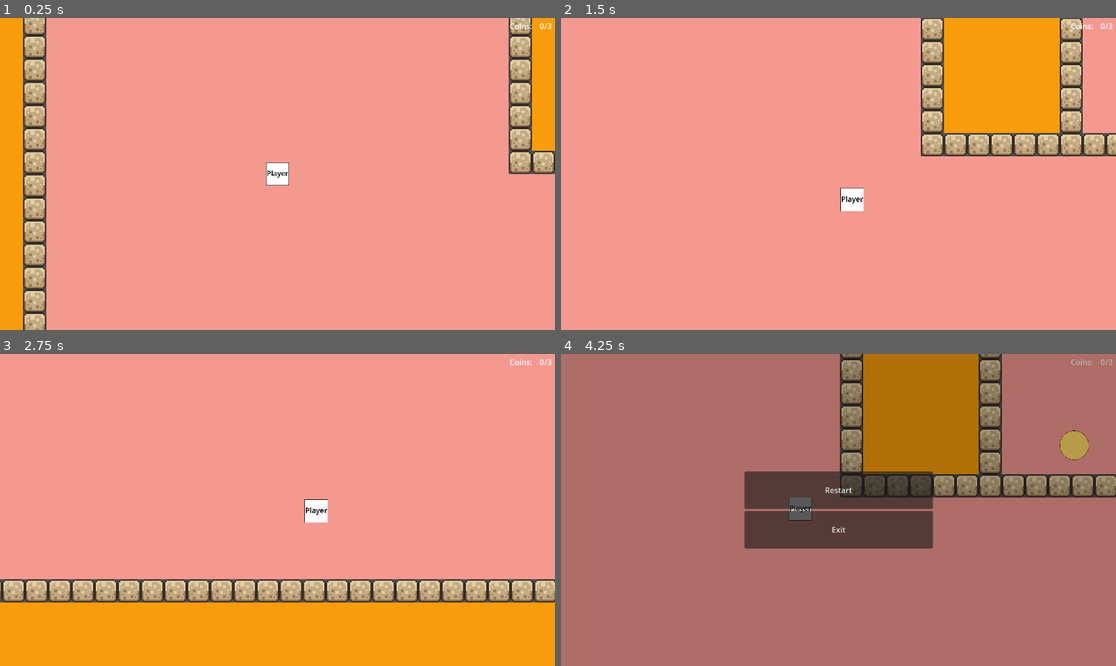
Above: before the commit, frames 1-4 (two rows, left to right).
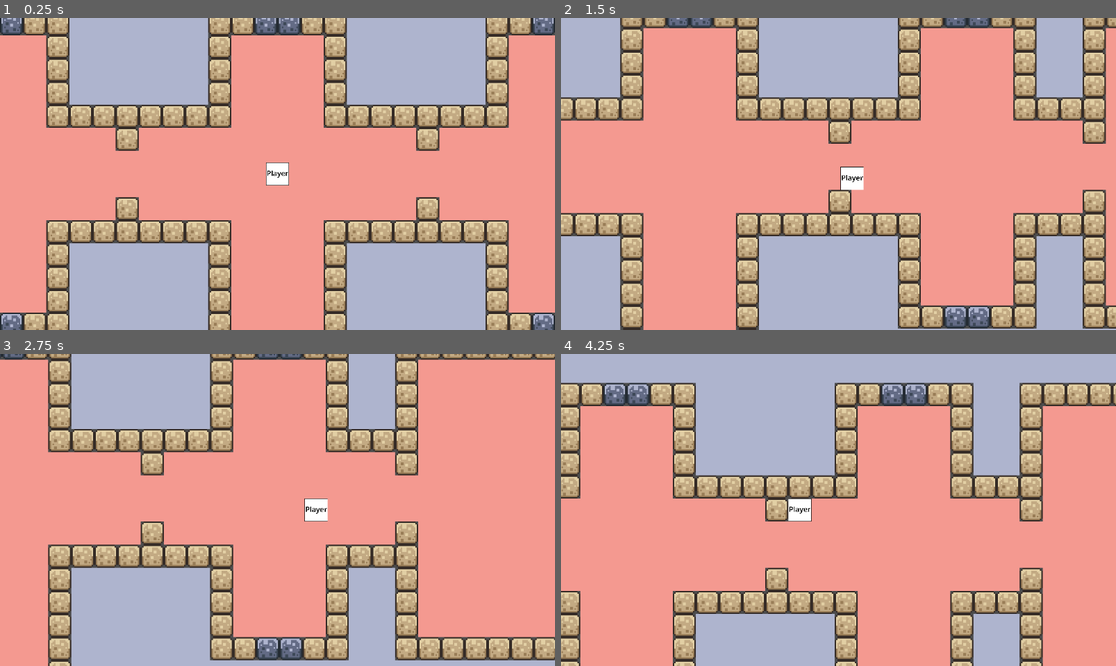
Above: after the commit, the same moments.

Repository: chapmanet/chapmanet-dewildl-godot-game
Game: Godot game, scene res://scenes/Game&Levels/space_station_1.tscn
Two runs of this game, one before a commit and one after it. Both use one fixed random seed, a clock stepped at 60 frames per second and the inputs below. Before the commit the project starts from res://scenes/game.tscn.
Inputs:
- Up to frame 1 (0.25 s): no input
- Up to frame 2 (1.5 s): tap Enter at 0.5 s; hold Right (right) 0.53-1.28 s; hold E (interact) 0.53-1.28 s; hold S (down) from 1.28 s (still down); tap E (interact) at 1.35 s
- Up to frame 3 (2.75 s): release S (down) at 2.03 s; hold Right (right) from 2.03 s (still down); hold E (interact) from 2.03 s (still down)
- Up to frame 4 (4.25 s): release Right (right) at 2.78 s; release E (interact) at 2.78 s; hold W (up) 2.78-3.53 s; tap E (interact) at 2.85 s; hold Left (left) from 3.53 s (still down); hold E (interact) from 3.53 s (still down); tap Escape (menu) at 4.15 s

The runs differ from the first frame. In frame 1, 62% of the frame differs, in the area x 0-100%, y 0-100%; in frame 2, 59%; in frame 3, 51%; in frame 4, 98%.

Commit message:
finished test level switcher, organised files

Diff:
--- a/space-station-game/project.godot
+++ b/space-station-game/project.godot
@@ -11,14 +11,14 @@
 [application]
 
 config/name="space station game"
-run/main_scene="uid://h17l0js6d8pc"
+run/main_scene="uid://cmi0taegmm4mq"
 config/features=PackedStringArray("4.4", "GL Compatibility")
 config/icon="res://icon.svg"
 
 [autoload]
 
-EventBus="*res://scenes/event_bus.gd"
-SceneSwitcher="*res://scenes/scene_switcher.gd"
+EventBus="*res://scenes/Background/event_bus.gd"
+SceneSwitcher="*res://scenes/Background/scene_switcher.gd"
 
 [input]
 
--- a/space-station-game/scenes/interactable.tscn
+++ b/space-station-game/scenes/Background/interactable.tscn
@@ -1,6 +1,6 @@
 [gd_scene load_steps=2 format=3 uid="uid://b30f8w17mcta2"]
 
-[ext_resource type="Script" uid="uid://bvpc6y5tcwycu" path="res://scenes/interactable.gd" id="1_56v82"]
+[ext_resource type="Script" uid="uid://bvpc6y5tcwycu" path="res://scenes/Background/interactable.gd" id="1_56v82"]
 
 [node name="Interactable" type="Area2D"]
 collision_layer = 2
--- a/space-station-game/scenes/interacting_component.tscn
+++ b/space-station-game/scenes/Background/interacting_component.tscn
@@ -1,6 +1,6 @@
 [gd_scene load_steps=3 format=3 uid="uid://dngxxadjsv85x"]
 
-[ext_resource type="Script" uid="uid://cr0t3i46keu2" path="res://scenes/interacting_component.gd" id="1_ofc3v"]
+[ext_resource type="Script" uid="uid://cr0t3i46keu2" path="res://scenes/Background/interacting_component.gd" id="1_ofc3v"]
 
 [sub_resource type="CircleShape2D" id="CircleShape2D_omdnv"]
 radius = 13.0
--- /dev/null
+++ b/space-station-game/scenes/Game&Levels/game.tscn
@@ -0,0 +1,17 @@
+[gd_scene load_steps=5 format=3 uid="uid://h17l0js6d8pc"]
+
+[ext_resource type="Script" uid="uid://ceorp615q6ci3" path="res://scenes/Background/game_manager.gd" id="1_5ubxa"]
+[ext_resource type="PackedScene" uid="uid://d3jegyuqbedbb" path="res://scenes/Game&Levels/test_level.tscn" id="2_uda3f"]
+[ext_resource type="PackedScene" uid="uid://bve62kafgwhbh" path="res://scenes/Player&UI/player.tscn" id="3_jycte"]
+[ext_resource type="PackedScene" uid="uid://bbqtvdppvkril" path="res://scenes/Player&UI/ui.tscn" id="4_ev4ff"]
+
+[node name="Game" type="Node2D"]
+
+[node name="GameManager" type="Node" parent="."]
+script = ExtResource("1_5ubxa")
+
+[node name="TestLevel" parent="." instance=ExtResource("2_uda3f")]
+
+[node name="Player" parent="." instance=ExtResource("3_jycte")]
+
+[node name="UI" parent="." instance=ExtResource("4_ev4ff")]
--- a/space-station-game/scenes/level_1.tscn
+++ b/space-station-game/scenes/Game&Levels/level_1.tscn
@@ -1,6 +1,6 @@
 [gd_scene load_steps=4 format=3 uid="uid://cctkuhsexvoha"]
 
-[ext_resource type="Texture2D" uid="uid://dt1lwo7bttyki" path="res://assets/nagnev_tileset.png" id="1_014kd"]
+[ext_resource type="Texture2D" uid="uid://dt1lwo7bttyki" path="res://assets/Tilesets/nagnev_tileset.png" id="1_014kd"]
 
 [sub_resource type="TileSetAtlasSource" id="TileSetAtlasSource_bswci"]
 texture = ExtResource("1_014kd")
--- a/space-station-game/scenes/space_station_1.tscn
+++ b/space-station-game/scenes/Game&Levels/space_station_1.tscn
@@ -1,9 +1,12 @@
-[gd_scene load_steps=4 format=4 uid="uid://cmi0taegmm4mq"]
+[gd_scene load_steps=7 format=4 uid="uid://cmi0taegmm4mq"]
 
-[ext_resource type="Texture2D" uid="uid://by2ko87wvfppt" path="res://assets/test_tileset.png" id="1_23k0u"]
+[ext_resource type="Texture2D" uid="uid://by2ko87wvfppt" path="res://assets/TestAssets/test_tileset.png" id="1_h42jw"]
+[ext_resource type="PackedScene" uid="uid://bpgm1d5m0ei7l" path="res://scenes/Objects/level_switcher.tscn" id="2_fhaxt"]
+[ext_resource type="Script" uid="uid://c8rkhexuvgr5f" path="res://scenes/Objects/level_switcher.gd" id="3_vqabp"]
+[ext_resource type="PackedScene" uid="uid://bve62kafgwhbh" path="res://scenes/Player&UI/player.tscn" id="4_00x3c"]
 
 [sub_resource type="TileSetAtlasSource" id="TileSetAtlasSource_s2a6q"]
-texture = ExtResource("1_23k0u")
+texture = ExtResource("1_h42jw")
 0:0/0 = 0
 1:0/0 = 0
 2:0/0 = 0
@@ -19,10 +22,12 @@
 0:1/0 = 0
 1:1/0 = 0
 2:1/0 = 0
+2:1/0/physics_layer_0/polygon_0/points = PackedVector2Array(-8, -8, 8, -8, 8, 8, -8, 8)
 3:1/0 = 0
 4:1/0 = 0
 5:1/0 = 0
 6:1/0 = 0
+6:1/0/physics_layer_0/polygon_0/points = PackedVector2Array(-8, -8, 8, -8, 8, 8, -8, 8)
 7:1/0 = 0
 8:1/0 = 0
 9:1/0 = 0
@@ -104,11 +109,14 @@
 2:10/0 = 0
 3:10/0 = 0
 4:10/0 = 0
+4:10/0/physics_layer_0/polygon_0/points = PackedVector2Array(-8, -8, 8, -8, 8, 8, -8, 8)
 6:10/0 = 0
 0:11/0 = 0
+0:11/0/physics_layer_0/polygon_0/points = PackedVector2Array(-8, -8, 8, -8, 8, 8, -8, 8)
 1:11/0 = 0
 2:11/0 = 0
 3:11/0 = 0
+3:11/0/physics_layer_0/polygon_0/points = PackedVector2Array(-8, -8, 8, -8, 8, 8, -8, 8)
 4:11/0 = 0
 5:11/0 = 0
 0:12/0 = 0
@@ -120,6 +128,7 @@
 1:13/0 = 0
 2:13/0 = 0
 3:13/0 = 0
+3:13/0/physics_layer_0/polygon_0/points = PackedVector2Array(-8, -8, 8, -8, 8, 8, -8, 8)
 4:13/0 = 0
 5:13/0 = 0
 0:14/0 = 0
@@ -133,6 +142,7 @@
 3:15/0 = 0
 
 [sub_resource type="TileSet" id="TileSet_hmrha"]
+physics_layer_0/collision_layer = 1
 sources/0 = SubResource("TileSetAtlasSource_s2a6q")
 
 [node name="SpaceStation" type="Node2D"]
@@ -140,3 +150,9 @@
 [node name="TileMapLayer" type="TileMapLayer" parent="."]
 tile_map_data = PackedByteArray("AAD/////AAABAAsAAAD//wAAAAABAAsAAAD//wEAAAABAAsAAAD///7/AAABAAsAAAAAAP7/AAABAAsAAAAAAP …(55120 unchanged characters)…
 tile_set = SubResource("TileSet_hmrha")
+
+[node name="LevelSwitcher" parent="." instance=ExtResource("2_fhaxt")]
+position = Vector2(0, 276)
+script = ExtResource("3_vqabp")
+
+[node name="Player" parent="." instance=ExtResource("4_00x3c")]
--- a/space-station-game/scenes/test_level.tscn
+++ b/space-station-game/scenes/Game&Levels/test_level.tscn
@@ -1,7 +1,7 @@
 [gd_scene load_steps=5 format=4 uid="uid://d3jegyuqbedbb"]
 
-[ext_resource type="Texture2D" uid="uid://by2ko87wvfppt" path="res://assets/test_tileset.png" id="1_paw1w"]
-[ext_resource type="PackedScene" uid="uid://otytu8y45h75" path="res://scenes/coin.tscn" id="2_j6w7d"]
+[ext_resource type="Texture2D" uid="uid://by2ko87wvfppt" path="res://assets/TestAssets/test_tileset.png" id="1_paw1w"]
+[ext_resource type="PackedScene" uid="uid://otytu8y45h75" path="res://scenes/Objects/coin.tscn" id="2_j6w7d"]
 
 [sub_resource type="TileSetAtlasSource" id="TileSetAtlasSource_j6w7d"]
 texture = ExtResource("1_paw1w")
--- a/space-station-game/scenes/coin.gd
+++ b/space-station-game/scenes/Objects/coin.gd
@@ -9,4 +9,5 @@
 
 func _on_interact():
 	interactable.is_interactable = false
-	# Switch levels
+	queue_free()
+	EventBus.coin_collected.emit()
--- a/space-station-game/scenes/coin.tscn
+++ b/space-station-game/scenes/Objects/coin.tscn
@@ -1,8 +1,8 @@
 [gd_scene load_steps=5 format=3 uid="uid://otytu8y45h75"]
 
-[ext_resource type="Script" uid="uid://c3blxofyg44l1" path="res://scenes/coin.gd" id="1_i64fm"]
-[ext_resource type="Texture2D" uid="uid://pahregv81kyd" path="res://assets/test_coin.png" id="2_11l1o"]
-[ext_resource type="PackedScene" uid="uid://b30f8w17mcta2" path="res://scenes/interactable.tscn" id="2_i64fm"]
+[ext_resource type="Script" uid="uid://c3blxofyg44l1" path="res://scenes/Objects/coin.gd" id="1_i64fm"]
+[ext_resource type="Texture2D" uid="uid://pahregv81kyd" path="res://assets/TestAssets/test_coin.png" id="2_11l1o"]
+[ext_resource type="PackedScene" uid="uid://b30f8w17mcta2" path="res://scenes/Background/interactable.tscn" id="2_i64fm"]
 
 [sub_resource type="CircleShape2D" id="CircleShape2D_0t63x"]
 radius = 10.0499
--- /dev/null
+++ b/space-station-game/scenes/Objects/level_switcher.gd
@@ -0,0 +1,12 @@
+extends Node2D
+
+@onready var interactable: Area2D = $Interactable
+@onready var sprite_2d: Sprite2D = $Sprite2D
+
+func _ready() -> void:
+	interactable.interact = _on_interact
+
+
+func _on_interact():
+	interactable.is_interactable = false
+	SceneSwitcher.switch_scene("res://scenes/Game&Levels/game.tscn")
--- a/space-station-game/scenes/level_switcher.tscn
+++ b/space-station-game/scenes/Objects/level_switcher.tscn
@@ -1,8 +1,8 @@
 [gd_scene load_steps=5 format=3 uid="uid://bpgm1d5m0ei7l"]
 
-[ext_resource type="Script" uid="uid://c3blxofyg44l1" path="res://scenes/coin.gd" id="1_q5rd3"]
-[ext_resource type="Texture2D" uid="uid://8fm0unghk8a" path="res://assets/test_level_changer.png" id="2_q5rd3"]
-[ext_resource type="PackedScene" uid="uid://b30f8w17mcta2" path="res://scenes/interactable.tscn" id="3_ihydf"]
+[ext_resource type="Script" uid="uid://c3blxofyg44l1" path="res://scenes/Objects/coin.gd" id="1_q5rd3"]
+[ext_resource type="Texture2D" uid="uid://8fm0unghk8a" path="res://assets/TestAssets/test_level_changer.png" id="2_q5rd3"]
+[ext_resource type="PackedScene" uid="uid://b30f8w17mcta2" path="res://scenes/Background/interactable.tscn" id="3_ihydf"]
 
 [sub_resource type="CircleShape2D" id="CircleShape2D_0t63x"]
 radius = 10.0499
--- a/space-station-game/scenes/player.tscn
+++ b/space-station-game/scenes/Player&UI/player.tscn
@@ -1,8 +1,8 @@
 [gd_scene load_steps=5 format=3 uid="uid://bve62kafgwhbh"]
 
-[ext_resource type="Script" uid="uid://chylwify83c5t" path="res://scenes/player.gd" id="1_g2els"]
-[ext_resource type="Texture2D" uid="uid://dtkwpxmmb5ip2" path="res://assets/test_player.png" id="2_qhqgy"]
-[ext_resource type="PackedScene" uid="uid://dngxxadjsv85x" path="res://scenes/interacting_component.tscn" id="3_qhqgy"]
+[ext_resource type="Script" uid="uid://chylwify83c5t" path="res://scenes/Player&UI/player.gd" id="1_g2els"]
+[ext_resource type="Texture2D" uid="uid://dtkwpxmmb5ip2" path="res://assets/TestAssets/test_player.png" id="2_qhqgy"]
+[ext_resource type="PackedScene" uid="uid://dngxxadjsv85x" path="res://scenes/Background/interacting_component.tscn" id="3_qhqgy"]
 
 [sub_resource type="RectangleShape2D" id="RectangleShape2D_g2els"]
 size = Vector2(16, 16)
--- a/space-station-game/scenes/ui.tscn
+++ b/space-station-game/scenes/Player&UI/ui.tscn
@@ -1,7 +1,7 @@
 [gd_scene load_steps=3 format=3 uid="uid://bbqtvdppvkril"]
 
-[ext_resource type="Script" uid="uid://bauf2grpt1tv1" path="res://scenes/pause_menu.gd" id="1_fyqef"]
-[ext_resource type="Script" uid="uid://dqos4l06i1hsv" path="res://scenes/ui.gd" id="1_m6e0p"]
+[ext_resource type="Script" uid="uid://bauf2grpt1tv1" path="res://scenes/Player&UI/pause_menu.gd" id="1_fyqef"]
+[ext_resource type="Script" uid="uid://dqos4l06i1hsv" path="res://scenes/Player&UI/ui.gd" id="1_m6e0p"]
 
 [node name="UI" type="CanvasLayer"]
 script = ExtResource("1_m6e0p")
--- a/space-station-game/scenes/area_2d.gd
+++ /dev/null
@@ -1,11 +0,0 @@
-extends Area2D
-
-
-# Called when the node enters the scene tree for the first time.
-func _ready() -> void:
-	pass # Replace with function body.
-
-
-# Called every frame. 'delta' is the elapsed time since the previous frame.
-func _process(delta: float) -> void:
-	pass
--- a/space-station-game/scenes/game.tscn
+++ /dev/null
@@ -1,17 +0,0 @@
-[gd_scene load_steps=5 format=3 uid="uid://h17l0js6d8pc"]
-
-[ext_resource type="Script" uid="uid://ceorp615q6ci3" path="res://scenes/game_manager.gd" id="1_lbhrr"]
-[ext_resource type="PackedScene" uid="uid://bve62kafgwhbh" path="res://scenes/player.tscn" id="2_yqjtg"]
-[ext_resource type="PackedScene" uid="uid://d3jegyuqbedbb" path="res://scenes/test_level.tscn" id="3_lbhrr"]
-[ext_resource type="PackedScene" uid="uid://bbqtvdppvkril" path="res://scenes/ui.tscn" id="3_lnu2h"]
-
-[node name="Game" type="Node2D"]
-
-[node name="GameManager" type="Node" parent="."]
-script = ExtResource("1_lbhrr")
-
-[node name="TestLevel" parent="." instance=ExtResource("3_lbhrr")]
-
-[node name="Player" parent="." instance=ExtResource("2_yqjtg")]
-
-[node name="UI" parent="." instance=ExtResource("3_lnu2h")]
Renamed: space-station-game/assets/blank_button.png -> space-station-game/assets/Buttons/blank_button.png
Renamed: space-station-game/assets/close_button.png -> space-station-game/assets/Buttons/close_button.png
Renamed: space-station-game/assets/quit_button.png -> space-station-game/assets/Buttons/quit_button.png
Renamed: space-station-game/assets/restart_button.png -> space-station-game/assets/Buttons/restart_button.png
Renamed: space-station-game/assets/start_button.png -> space-station-game/assets/Buttons/start_button.png
Renamed: space-station-game/assets/test_coin.png -> space-station-game/assets/TestAssets/test_coin.png
Renamed: space-station-game/assets/test_level_changer.png -> space-station-game/assets/TestAssets/test_level_changer.png
Renamed: space-station-game/assets/test_player.png -> space-station-game/assets/TestAssets/test_player.png
Renamed: space-station-game/assets/test_tileset.png -> space-station-game/assets/TestAssets/test_tileset.png
Renamed: space-station-game/assets/nagnev_tileset.png -> space-station-game/assets/Tilesets/nagnev_tileset.png
Renamed: space-station-game/assets/space_tile.png -> space-station-game/assets/Tilesets/space_tile.png
Renamed: space-station-game/scenes/event_bus.gd -> space-station-game/scenes/Background/event_bus.gd
(and 20 more such lines)
